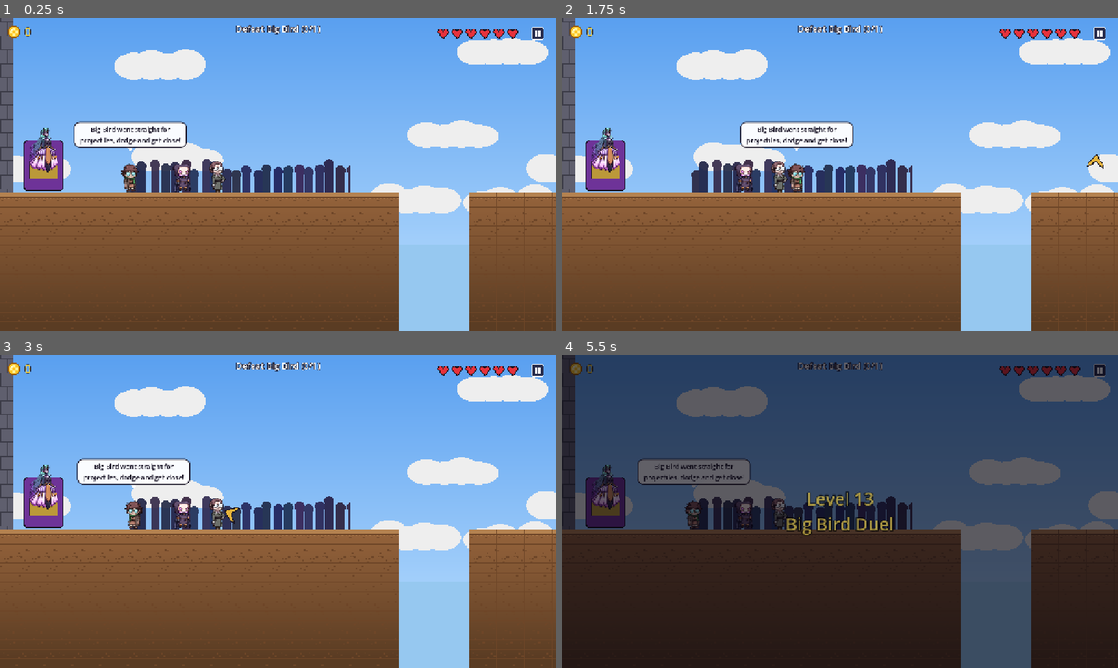
Above: before the commit, frames 1-4 (two rows, left to right).
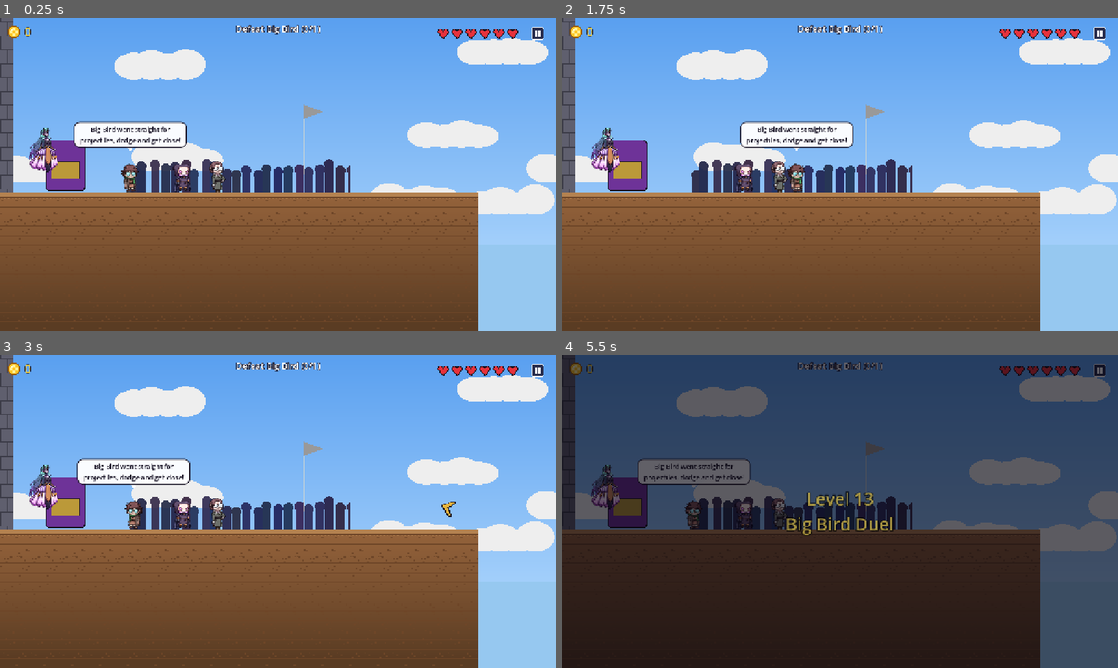
Above: after the commit, the same moments.

Repository: vikram3/CoinTrollAdventureSimplePrototype
Game: Godot game, scene res://scenes/levels/chapter_04/level_13_big_bird_duel.tscn
The game is run twice, just before and just after one commit, with the same random seed, the same clock (stepped at 60 frames per second) and the same inputs. This scene is started directly instead of the project's main scene.
Inputs (mouse positions are in pixels of both pictures, inside the frame that each line leads up to):
- Up to frame 1 (0.25 s): no input
- Up to frame 2 (1.75 s): tap Enter (ui_accept) at 0.5 s; move the mouse to (962, 158) at 0.52 s; hold D (move_right) 0.53-1.25 s; hold J (attack) 0.53-1.25 s; click (962, 158) at 0.67 s; tap Space (jump) at 0.77 s; drag from (728, 190) to (812, 237) at 1.27 s
- Up to frame 3 (3 s): move the mouse to (333, 442) at 2.02 s; hold A (move_left) 2.03-2.75 s; tap X at 2.1 s; drag from (250, 574) to (122, 514) at 2.77 s
- Up to frame 4 (5.5 s): move the mouse to (1006, 558) at 3.52 s; hold D (move_right) 3.53-4.25 s; tap Shift at 3.6 s; tap Space (jump) at 3.77 s; tap Escape (pause) at 4.15 s; click "Restart level" at 4.25 s; tap Enter (ui_accept) at 5 s; drag from (673, 464) to (756, 433) at 5.02 s

The runs differ from the first frame. In frame 1, 13% of the frame differs, in the area x 4-100%, y 27-100%; in frame 2, 13%; in frame 3, 13%; in frame 4, 13%.

Commit message:
Rebuild chapter 4 level 13 Big Bird duel arena
- Widen arena with throne end, one pit with checkpoint before it
- One-way wood ledges and stone pillars for dodging boomerangs
- Coins on ledges; Big Bird roams a wider area
- Keeps defeat-Big-Bird objective and Alex controls

Co-Authored-By: Claude Haiku 5.5 <noreply@anthropic.com>
Claude-Session: https://claude.ai/code/session_01LSyMjUD4EEFFUAorwC4Q2M

Diff:
--- a/scenes/levels/chapter_04/level_13_big_bird_duel.tscn
+++ b/scenes/levels/chapter_04/level_13_big_bird_duel.tscn
@@ -6,19 +6,34 @@
 [ext_resource type="PackedScene" path="res://scenes/environment/block.tscn" id="4_r"]
 [ext_resource type="Texture2D" path="res://assets/environment/wall_stone.png" id="5_r"]
 [ext_resource type="Texture2D" path="res://assets/environment/ground_deck.png" id="6_r"]
-[ext_resource type="PackedScene" path="res://scenes/objects/restart_zone.tscn" id="7_r"]
-[ext_resource type="Texture2D" path="res://assets/environment/throne.png" id="8_r"]
-[ext_resource type="Texture2D" path="res://assets/environment/crowd.png" id="9_r"]
-[ext_resource type="PackedScene" path="res://scenes/npc/commenter.tscn" id="10_r"]
-[ext_resource type="Texture2D" path="res://assets/npc/queen.png" id="11_r"]
-[ext_resource type="Texture2D" path="res://assets/characters/CT/ct_idle.png" id="12_r"]
-[ext_resource type="Texture2D" path="res://assets/npc/lala.png" id="13_r"]
-[ext_resource type="PackedScene" path="res://scenes/enemies/big_bird.tscn" id="14_r"]
-[ext_resource type="PackedScene" path="res://scenes/player/player_alex.tscn" id="15_r"]
-[ext_resource type="Script" path="res://scripts/ui/touch_controls.gd" id="16_r"]
-[ext_resource type="PackedScene" path="res://scenes/ui/hud.tscn" id="17_r"]
-[ext_resource type="PackedScene" path="res://scenes/ui/pause_menu.tscn" id="18_r"]
-[ext_resource type="PackedScene" path="res://scenes/ui/level_complete.tscn" id="19_r"]
+[ext_resource type="Texture2D" path="res://assets/environment/ledge_stone.png" id="7_r"]
+[ext_resource type="PackedScene" path="res://scenes/objects/coin.tscn" id="8_r"]
+[ext_resource type="PackedScene" path="res://scenes/objects/restart_zone.tscn" id="9_r"]
+[ext_resource type="PackedScene" path="res://scenes/objects/goal.tscn" id="10_r"]
+[ext_resource type="Texture2D" path="res://assets/objects/chest.png" id="11_r"]
+[ext_resource type="PackedScene" path="res://scenes/enemies/skull.tscn" id="12_r"]
+[ext_resource type="PackedScene" path="res://scenes/enemies/elite_skull.tscn" id="13_r"]
+[ext_resource type="PackedScene" path="res://scenes/objects/hide_spot.tscn" id="14_r"]
+[ext_resource type="PackedScene" path="res://scenes/objects/falling_hazard.tscn" id="15_r"]
+[ext_resource type="Texture2D" path="res://assets/objects/stone.png" id="16_r"]
+[ext_resource type="PackedScene" path="res://scenes/objects/hazard_emitter.tscn" id="17_r"]
+[ext_resource type="PackedScene" path="res://scenes/objects/sliding_crate.tscn" id="18_r"]
+[ext_resource type="PackedScene" path="res://scenes/player/player_ct.tscn" id="19_r"]
+[ext_resource type="Script" path="res://scripts/ui/touch_controls.gd" id="20_r"]
+[ext_resource type="PackedScene" path="res://scenes/ui/hud.tscn" id="21_r"]
+[ext_resource type="PackedScene" path="res://scenes/ui/pause_menu.tscn" id="22_r"]
+[ext_resource type="PackedScene" path="res://scenes/ui/level_complete.tscn" id="23_r"]
+[ext_resource type="Script" path="res://scripts/objects/checkpoint.gd" id="24_r"]
+[ext_resource type="Texture2D" path="res://assets/environment/ledge_wood.png" id="25_r"]
+[ext_resource type="Texture2D" path="res://assets/environment/throne.png" id="26_r"]
+[ext_resource type="Texture2D" path="res://assets/environment/crowd.png" id="27_r"]
+[ext_resource type="PackedScene" path="res://scenes/npc/commenter.tscn" id="28_r"]
+[ext_resource type="Texture2D" path="res://assets/npc/queen.png" id="29_r"]
+[ext_resource type="Texture2D" path="res://assets/characters/CT/ct_idle.png" id="30_r"]
+[ext_resource type="Texture2D" path="res://assets/npc/lala.png" id="31_r"]
+[ext_resource type="PackedScene" path="res://scenes/enemies/big_bird.tscn" id="32_r"]
+[ext_resource type="PackedScene" path="res://scenes/player/player_alex.tscn" id="33_r"]
+[ext_resource type="PackedScene" path="res://scenes/objects/restart_zone.tscn" id="34_r"]
 
 [node name="Level13" type="Node2D"]
 script = ExtResource("1_r")
@@ -26,12 +41,11 @@
 level_name = "Big Bird Duel"
 trigger_line = "Big Bird went straight for projectiles, dodge and get close!"
 objective_type = 5
-coin_target = 0
-survive_seconds = 0.0
 defeat_target = 1
 objective_text_override = "Defeat Big Bird"
-level_bounds = Rect2(1200, -600, 2300, 1220)
-kill_y = 1400.0
+level_bounds = Rect2(1200, -600, 3000, 1220)
+kill_y = 1400
+
 
 [node name="Background" parent="." instance=ExtResource("2_r")]
 texture = ExtResource("3_r")
@@ -47,8 +61,6 @@
 
 [node name="Hazards" type="Node2D" parent="."]
 
-[node name="NPCs" type="Node2D" parent="."]
-
 [node name="Enemies" type="Node2D" parent="."]
 
 [node name="Wall1" parent="Environment" instance=ExtResource("4_r")]
@@ -57,83 +69,153 @@
 tile_texture = ExtResource("5_r")
 
 [node name="Wall2" parent="Environment" instance=ExtResource("4_r")]
-position = Vector2(3500, 10)
+position = Vector2(4200, 10)
 size = Vector2(64, 1420)
 tile_texture = ExtResource("5_r")
 
 [node name="Ground1" parent="Environment" instance=ExtResource("4_r")]
-position = Vector2(1660, 510)
-size = Vector2(920, 420)
+position = Vector2(1750.0, 510.0)
+size = Vector2(1100, 420)
 tile_texture = ExtResource("6_r")
 
 [node name="Ground2" parent="Environment" instance=ExtResource("4_r")]
-position = Vector2(2890, 510)
-size = Vector2(1220, 420)
+position = Vector2(3350.0, 510.0)
+size = Vector2(1700, 420)
 tile_texture = ExtResource("6_r")
 
-[node name="FallRestartZone1" parent="Hazards" instance=ExtResource("7_r")]
-position = Vector2(2200, 1000)
-size = Vector2(700, 400)
+[node name="FallRestartZone1" parent="Hazards" instance=ExtResource("34_r")]
+position = Vector2(2400, 1000)
+size = Vector2(200, 400)
 message = "Whoa!"
 
+[node name="Ledge1" parent="Environment" instance=ExtResource("4_r")]
+position = Vector2(2840.0, 202)
+size = Vector2(180, 24)
+tile_texture = ExtResource("25_r")
+one_way = true
+
+[node name="Ledge2" parent="Environment" instance=ExtResource("4_r")]
+position = Vector2(3440.0, 182)
+size = Vector2(180, 24)
+tile_texture = ExtResource("25_r")
+one_way = true
+
+[node name="Ledge3" parent="Environment" instance=ExtResource("4_r")]
+position = Vector2(3790.0, 232)
+size = Vector2(180, 24)
+tile_texture = ExtResource("25_r")
+one_way = true
+
+[node name="Pillar1" parent="Environment" instance=ExtResource("4_r")]
+position = Vector2(3060, 355)
+size = Vector2(56, 110)
+tile_texture = ExtResource("5_r")
+
+[node name="Pillar2" parent="Environment" instance=ExtResource("4_r")]
+position = Vector2(4040, 355)
+size = Vector2(56, 110)
+tile_texture = ExtResource("5_r")
+
+[node name="CoinA1" parent="Coins" instance=ExtResource("8_r")]
+position = Vector2(2740, 140)
+
+[node name="CoinA2" parent="Coins" instance=ExtResource("8_r")]
+position = Vector2(2780, 140)
+
+[node name="CoinA3" parent="Coins" instance=ExtResource("8_r")]
+position = Vector2(2820, 140)
+
+[node name="CoinA4" parent="Coins" instance=ExtResource("8_r")]
+position = Vector2(2860, 140)
+
+[node name="CoinB1" parent="Coins" instance=ExtResource("8_r")]
+position = Vector2(3340, 110)
+
+[node name="CoinB2" parent="Coins" instance=ExtResource("8_r")]
+position = Vector2(3380, 110)
+
+[node name="CoinB3" parent="Coins" instance=ExtResource("8_r")]
+position = Vector2(3420, 110)
+
+[node name="CoinB4" parent="Coins" instance=ExtResource("8_r")]
+position = Vector2(3460, 110)
+
+[node name="CoinC1" parent="Coins" instance=ExtResource("8_r")]
+position = Vector2(3690, 160)
+
+[node name="CoinC2" parent="Coins" instance=ExtResource("8_r")]
+position = Vector2(3730, 160)
+
+[node name="CoinC3" parent="Coins" instance=ExtResource("8_r")]
+position = Vector2(3770, 160)
+
+[node name="CoinC4" parent="Coins" instance=ExtResource("8_r")]
+position = Vector2(3810, 160)
+
 [node name="Throne1" type="Sprite2D" parent="Decor"]
-position = Vector2(1300, 235)
-texture = ExtResource("8_r")
+position = Vector2(1350, 235)
+texture = ExtResource("26_r")
 modulate = Color(0.85, 0.85, 0.95, 1)
 
 [node name="Crowd1" type="Sprite2D" parent="Decor"]
 position = Vector2(1750, 255)
-texture = ExtResource("9_r")
+texture = ExtResource("27_r")
 modulate = Color(0.65, 0.65, 0.8, 0.9)
 
 [node name="Crowd2" type="Sprite2D" parent="Decor"]
-position = Vector2(3000, 255)
-texture = ExtResource("9_r")
+position = Vector2(3300, 255)
+texture = ExtResource("27_r")
 modulate = Color(0.65, 0.65, 0.8, 0.9)
 
-[node name="Queen1" parent="Decor" instance=ExtResource("10_r")]
+[node name="Queen1" parent="Decor" instance=ExtResource("28_r")]
 position = Vector2(1300, 205)
-texture = ExtResource("11_r")
+texture = ExtResource("29_r")
 lines = PackedStringArray("Show me your shield, Alex.", "Close the distance!")
 bubble_height = 70.0
 first_delay = 6.0
 
-[node name="CT1" parent="Decor" instance=ExtResource("10_r")]
+[node name="CT1" parent="Decor" instance=ExtResource("28_r")]
 position = Vector2(1620, 268)
-texture = ExtResource("12_r")
+texture = ExtResource("30_r")
 lines = PackedStringArray("Get close, Alex!", "Shield! SHIELD!", "I can't watch... okay I'm watching.")
 first_delay = 3.0
 interval_min = 5.0
 interval_max = 8.0
 
-[node name="Lala1" parent="Decor" instance=ExtResource("10_r")]
+[node name="Lala1" parent="Decor" instance=ExtResource("28_r")]
 position = Vector2(1700, 268)
-texture = ExtResource("13_r")
+texture = ExtResource("31_r")
 lines = PackedStringArray("Up close he's helpless!", "Block the boomerang, then strike.")
 first_delay = 8.0
 interval_min = 7.0
 interval_max = 11.0
 
-[node name="BigBird1" parent="Enemies" instance=ExtResource("14_r")]
-position = Vector2(2600, 200)
-arena_min_x = 2330.0
-arena_max_x = 3440.0
-
-[node name="Player" parent="." instance=ExtResource("15_r")]
+[node name="BigBird1" parent="Enemies" instance=ExtResource("32_r")]
+position = Vector2(3100, 200)
+arena_min_x = 2800.0
+arena_max_x = 3950.0
+
+[node name="Checkpoints" type="Node2D" parent="."]
+
+[node name="Checkpoint1" type="Area2D" parent="Checkpoints"]
+script = ExtResource("24_r")
+position = Vector2(1900, 260)
+
+[node name="Player" parent="." instance=ExtResource("33_r")]
 position = Vector2(1500, 260)
 
 [node name="TouchControls" type="CanvasLayer" parent="."]
 layer = 20
 
 [node name="TouchPad" type="Control" parent="TouchControls"]
-script = ExtResource("16_r")
+script = ExtResource("20_r")
 mode = "alex"
 anchor_right = 1.0
 anchor_bottom = 1.0
 mouse_filter = 2
 
-[node name="HUD" parent="." instance=ExtResource("17_r")]
-
-[node name="PauseMenu" parent="." instance=ExtResource("18_r")]
-
-[node name="LevelComplete" parent="." instance=ExtResource("19_r")]
+[node name="HUD" parent="." instance=ExtResource("21_r")]
+
+[node name="PauseMenu" parent="." instance=ExtResource("22_r")]
+
+[node name="LevelComplete" parent="." instance=ExtResource("23_r")]
Not shown: 1 places in scenes/levels/chapter_04/level_13_big_bird_duel.tscn that only renumber resources
